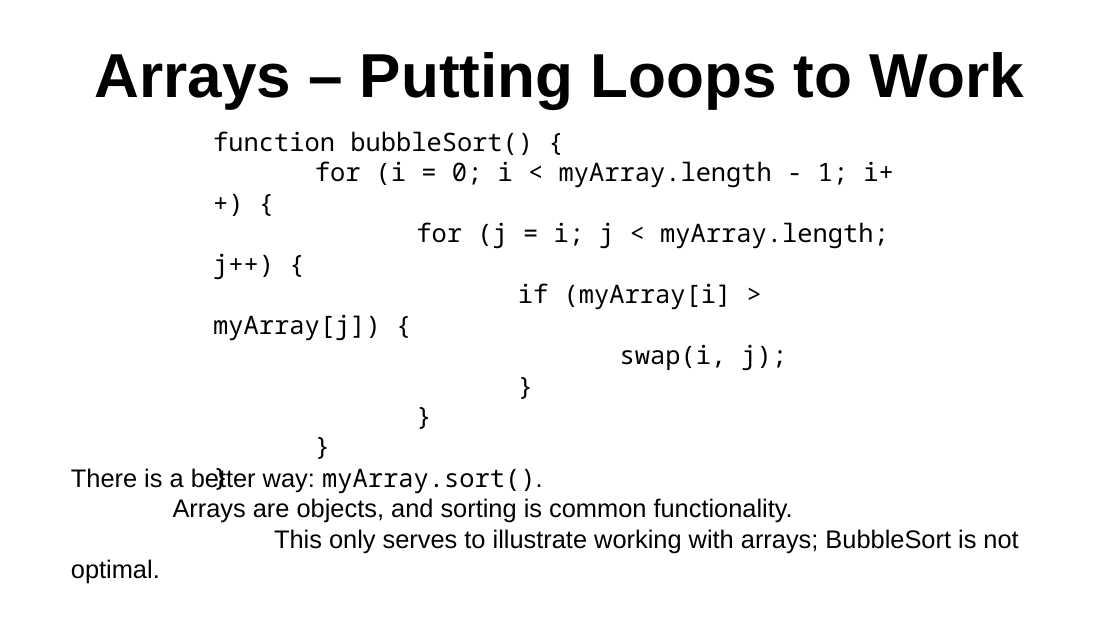
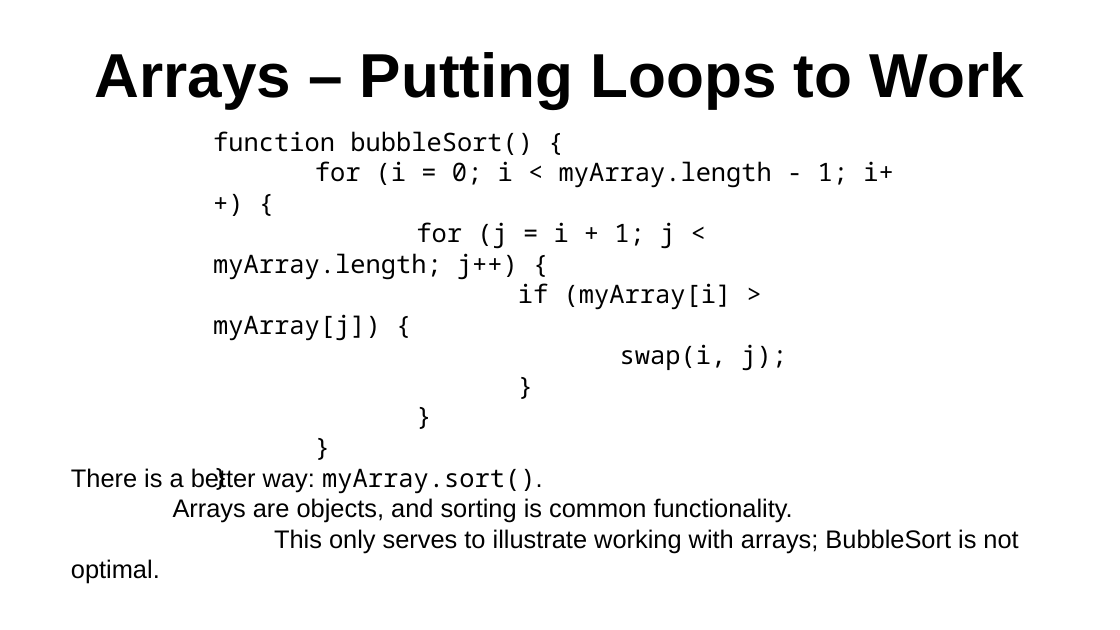
Before and after one commit to gstragand/IntroToArrays, a slide deck: slide 9 of Arrays.odp. Drawn at 1120x630 pixels with LibreOffice and Linux fonts; fonts in the diff are those of the drawing; background and template pictures are left out. Boxes give left, top, right and bottom in pixels: in the first picture for what was removed or moved away, otherwise in the second. Text is boxed around its words. In the diff, an @@ line names an element or a change of style, - is before the commit and + after.

```diff
--- a/Arrays.odp
+++ b/Arrays.odp
@@ text at bbox=[213, 222, 675, 280]: text changed @@
-for (j = i; j < myArray.length; j++) {
+for (j = i + 1; j < myArray.length; j++) {
```
Also in this commit, not shown: 2 other slides changed, 2 other files.
